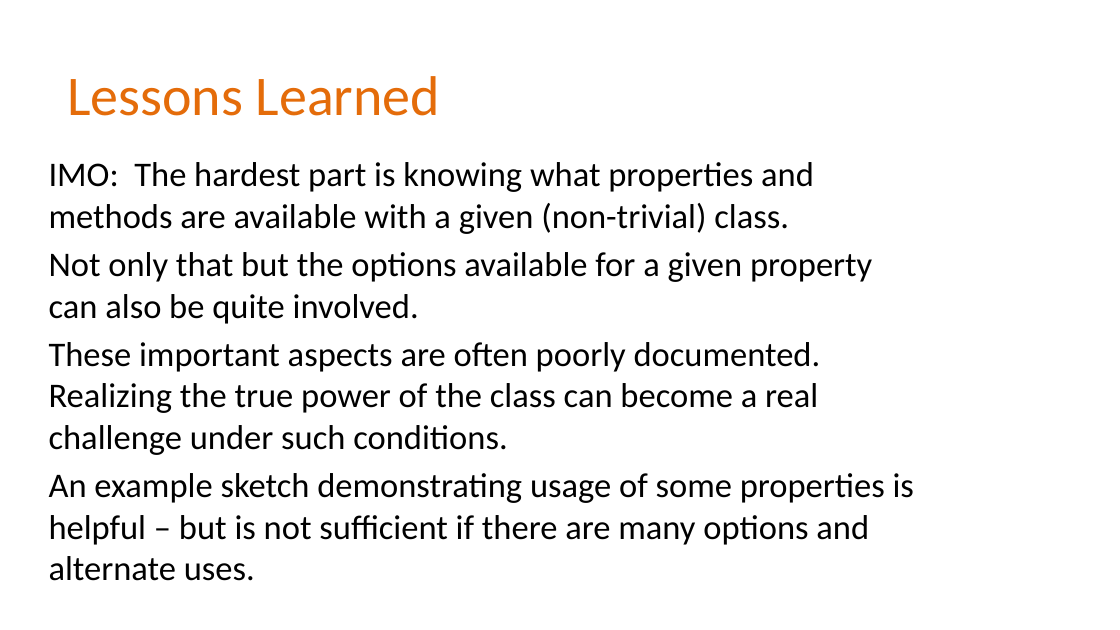
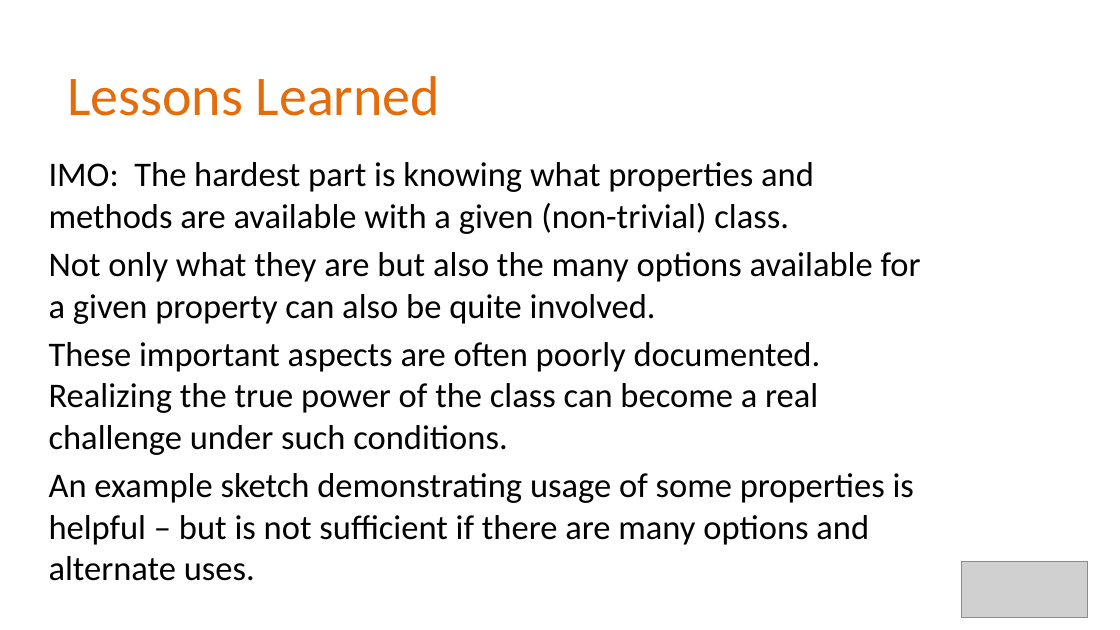
Before and after one commit to Alan-Lomax/MERG-SIG-Presentations, a slide deck: slide 20 of Part 4 - Introduction to Class Programming.pptx (slide 12 before the commit). Drawn at 1120x630 pixels with LibreOffice and Linux fonts; fonts in the diff are those of the drawing; grey boxes stand for pictures; background and template pictures are left out. Boxes give left, top, right and bottom in pixels: in the first picture for what was removed or moved away, otherwise in the second. Text is boxed around its words. In the diff, an @@ line names an element or a change of style, - is before the commit and + after.

```diff
--- a/Part 4 - Introduction to Class Programming.pptx
+++ b/Part 4 - Introduction to Class Programming.pptx
@@ text at (x1=49, y1=252, x2=921, y2=324): text changed @@
-Not only that but the options available for a given property can also be quite involved.
+Not only what they are but also the many options available for a given property can also be quite involved.
@@ picture added at (x1=961, y1=561, x2=1086, y2=617) @@
```
Also in this commit, not shown: 15 other slides changed, 4 slides added, 2 slides removed, 1 other file.
